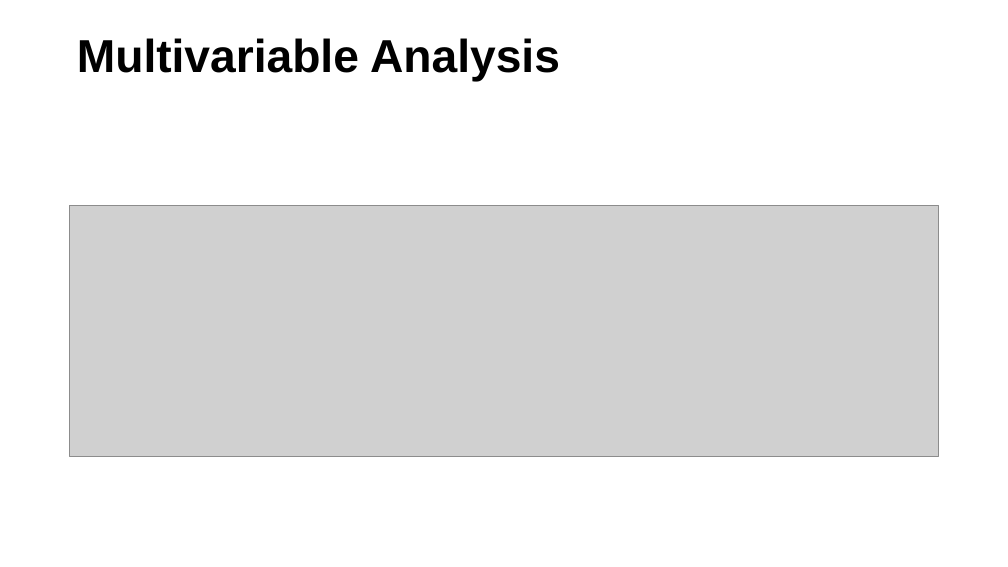
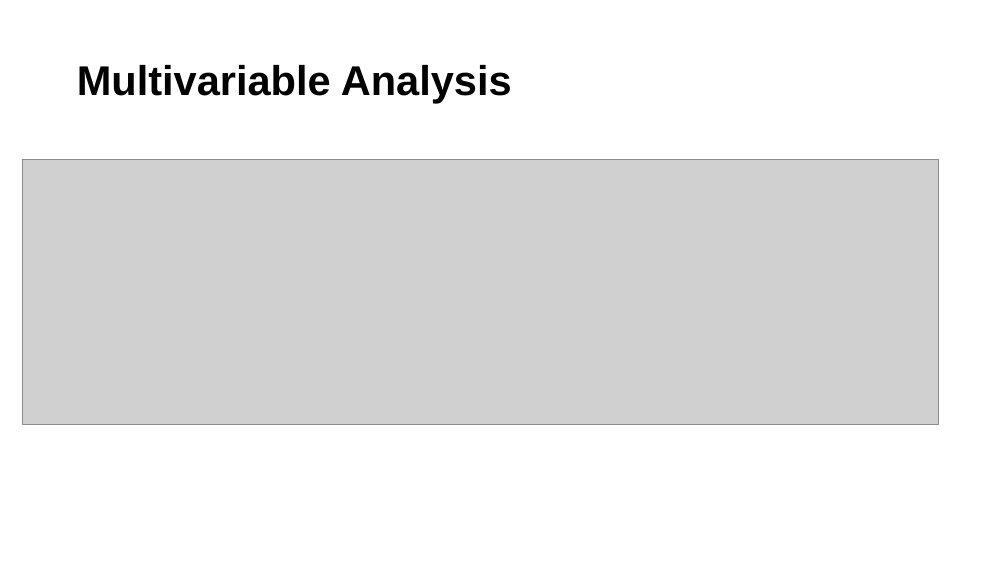
Before and after one commit to AnsarMuhammadAt10Pearls/Intro_To_AI_Course, a slide deck: slide 7 of _week4_Kaggle Dataset-predicting house prices.pptx (slide 6 before the commit). Drawn at 1008x567 pixels with LibreOffice and Linux fonts; fonts in the diff are those of the drawing; grey boxes stand for pictures. Boxes give left, top, right and bottom in pixels: in the first picture for what was removed or moved away, otherwise in the second. Text is boxed around its words. In the diff, an @@ line names an element or a change of style, - is before the commit and + after.

```diff
--- a/_week4_Kaggle Dataset-predicting house prices.pptx
+++ b/_week4_Kaggle Dataset-predicting house prices.pptx
@@ title "Multivariable Analysis" at (77, 65, 512, 103): size 44 to 39.6 pt @@
@@ picture: place and size @@
-picture at (70, 206, 939, 457)
+picture at (22, 160, 938, 424)
```
Also in this commit, not shown: 8 other slides changed, 3 slides added, 2 slides removed.
